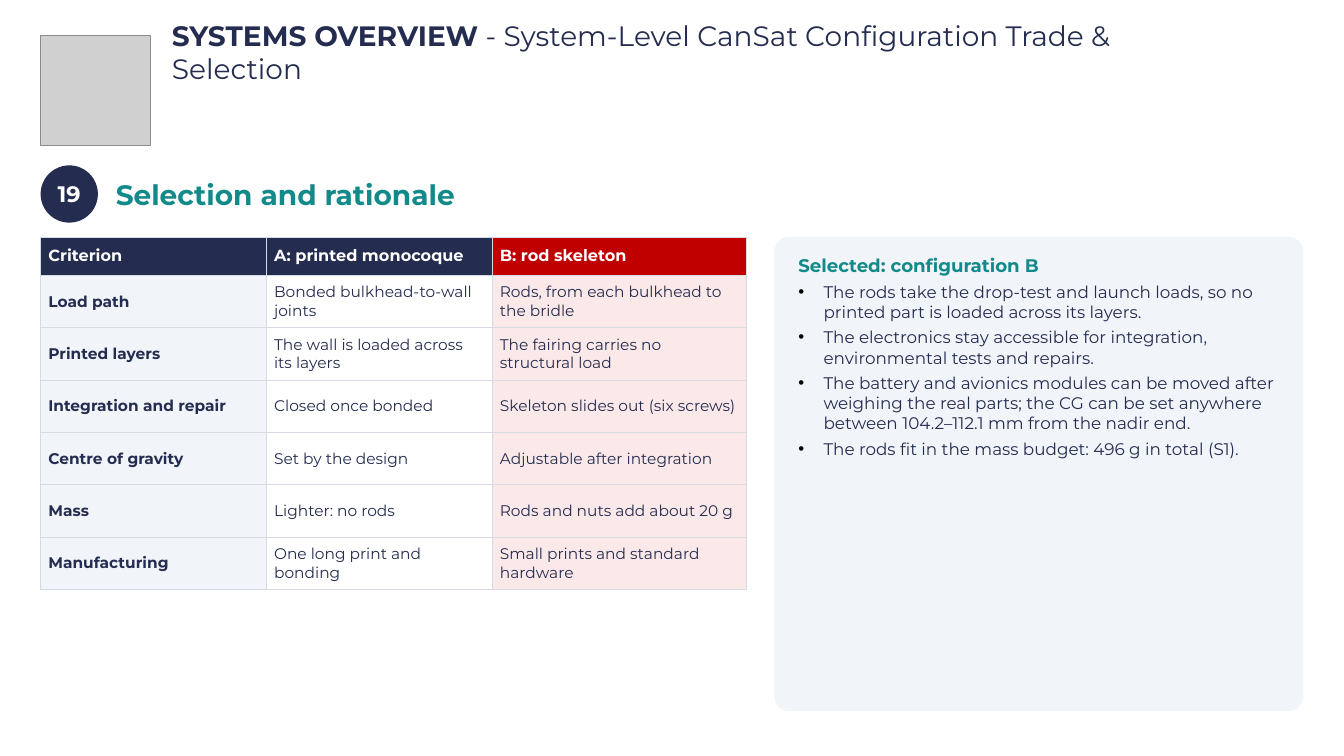
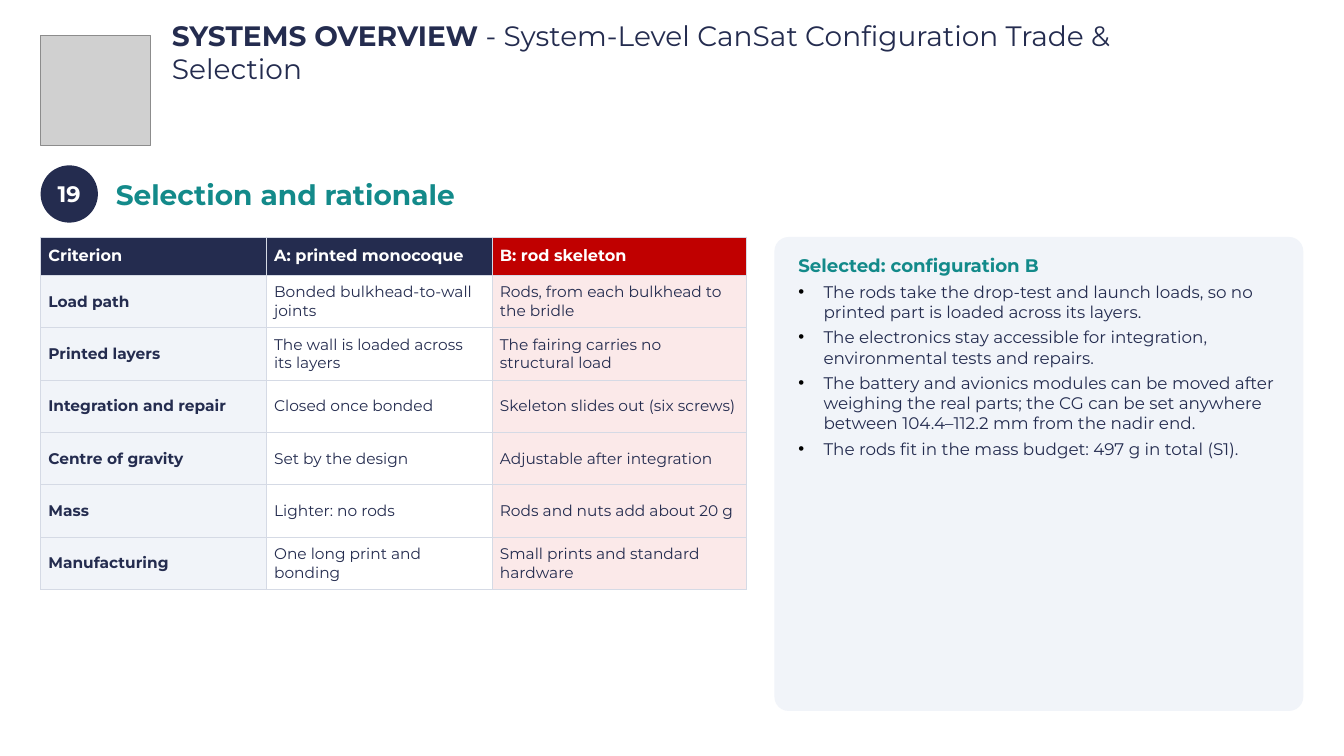
Before and after one commit to Caetano18/proyecto, a slide deck: slide 22 of cansat_pdr/laminas_plantilla/CanSat_PDR_Hermes_V2.pptx. Drawn at 1344x756 pixels with LibreOffice and Linux fonts; fonts in the diff are those of the drawing; grey boxes stand for pictures; background and template pictures are left out. Boxes give left, top, right and bottom in pixels: in the first picture for what was removed or moved away, otherwise in the second. Text is boxed around its words. In the diff, an @@ line names an element or a change of style, - is before the commit and + after.

```diff
--- a/cansat_pdr/laminas_plantilla/CanSat_PDR_Hermes_V2.pptx
+++ b/cansat_pdr/laminas_plantilla/CanSat_PDR_Hermes_V2.pptx
@@ text in rounded rectangle at (x1=824, y1=376, x2=1274, y2=459): text changed @@
-• The battery and avionics modules can be moved after weighing the real parts; the CG can be set anywhere between 104.2–112.1 mm from the nadir end.
-• The rods fit in the mass budget: 496 g in total (S1).
+• The battery and avionics modules can be moved after weighing the real parts; the CG can be set anywhere between 104.4–112.2 mm from the nadir end.
+• The rods fit in the mass budget: 497 g in total (S1).
```
Also in this commit, not shown: 13 other slides changed, 31 other files.
